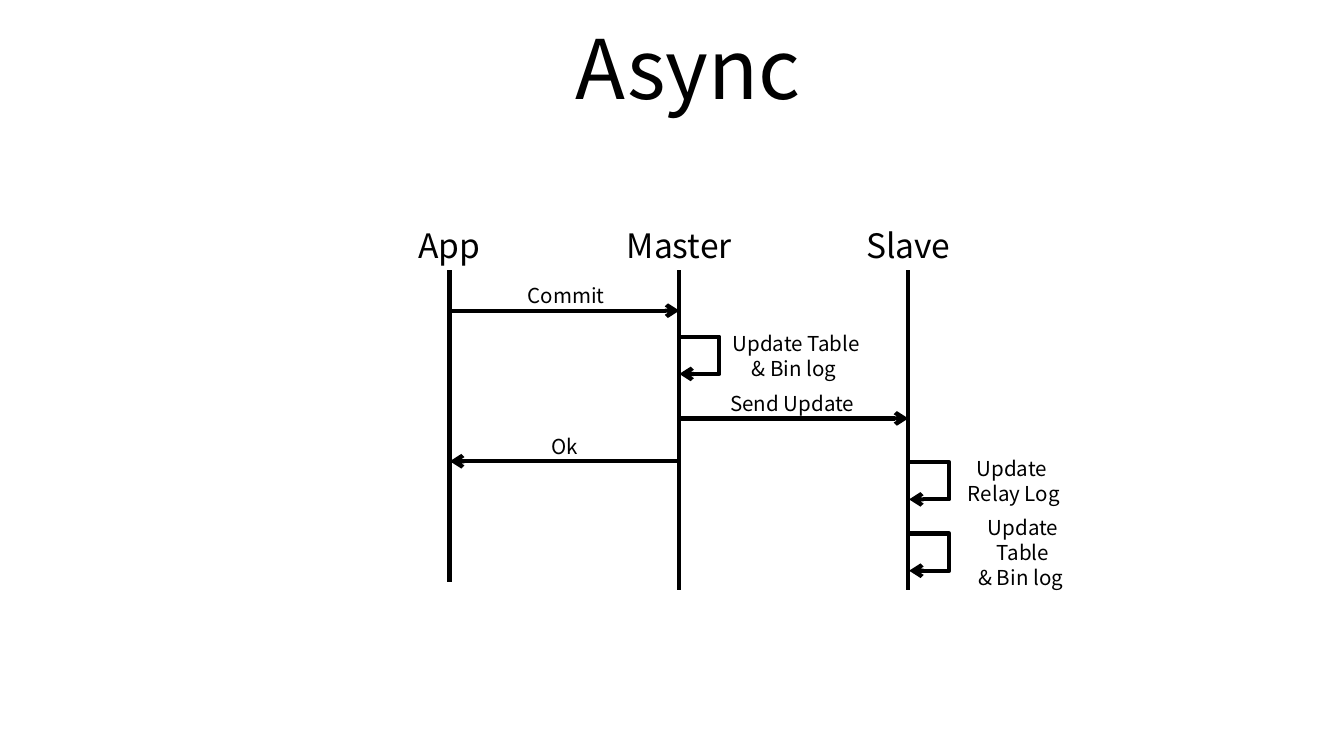
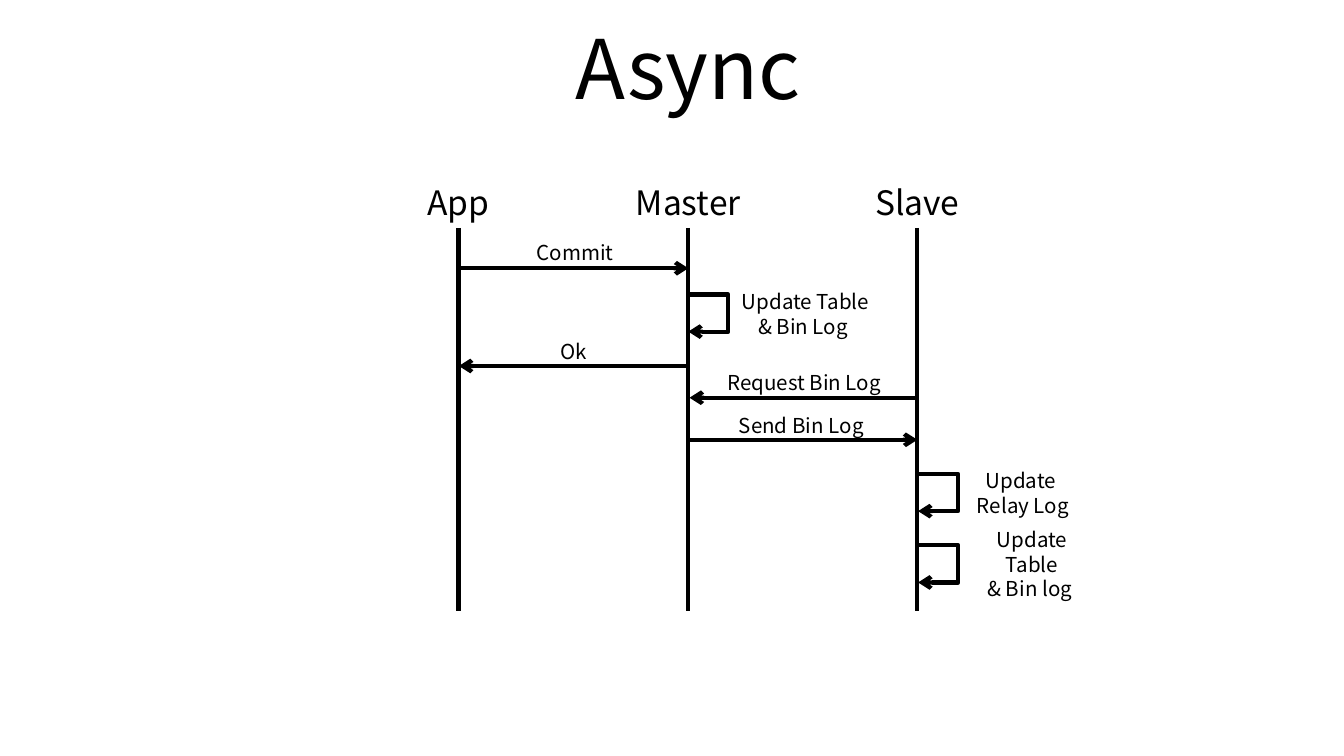
Before and after one commit to ssup2/blog-old, a slide deck: slide 2 of images/theory_analysis/MySQL_Replication/MySQL_Replication.pptx. Drawn at 1344x756 pixels with LibreOffice and Linux fonts; fonts in the diff are those of the drawing. Boxes give left, top, right and bottom in pixels: in the first picture for what was removed or moved away, otherwise in the second. Text is boxed around its words. In the diff, an @@ line names an element or a change of style, - is before the commit and + after.

```diff
--- a/images/theory_analysis/MySQL_Replication/MySQL_Replication.pptx
+++ b/images/theory_analysis/MySQL_Replication/MySQL_Replication.pptx
@@ line moved from (449, 270) - (449, 582) to (458, 227) - (458, 610) @@
@@ line moved from (679, 270) - (679, 590) to (688, 227) - (688, 610) @@
@@ line moved from (909, 270) - (909, 590) to (918, 227) - (918, 610) @@
@@ 4 texts, 1 arrow: place and size @@
-4 texts, 1 arrow at <box>418,231,950,310</box>
+4 texts, 1 arrow at <box>427,188,959,269</box>
@@ freeform shape: place and size @@
-freeform shape at <box>679,337,719,375</box>
+freeform shape at <box>688,294,728,332</box>
@@ text "Update Table": place and size @@
-text "Update Table" at <box>733,334,860,381</box>
+text "Update Table" at <box>742,292,869,339</box>
@@ text at <box>777,318,848,339</box>: text changed @@
-& Bin log
+& Bin Log
@@ text "Ok": place and size @@
-text "Ok" at <box>551,437,578,455</box>
+text "Ok" at <box>560,342,587,360</box>
@@ arrow moved from (450, 461) - (677, 461) to (458, 366) - (687, 366) @@
@@ text added at <box>727,374,881,395</box>, 11 pt, text #000000 @@
+Request Bin Log
@@ arrow added from (917, 398) to (689, 398), #000000 2.25 pt @@
@@ text at <box>739,416,864,438</box>: text changed @@
-Send Update
+Send Bin Log
@@ arrow moved from (680, 418) - (909, 418) to (688, 439) - (918, 439) @@
@@ 2 texts, 2 freeform shapes: place and size @@
-2 texts, 2 freeform shapes at <box>909,459,1063,590</box>
+2 texts, 2 freeform shapes at <box>918,471,1072,601</box>
```
Also in this commit, not shown: 2 other slides changed, 4 other files.
